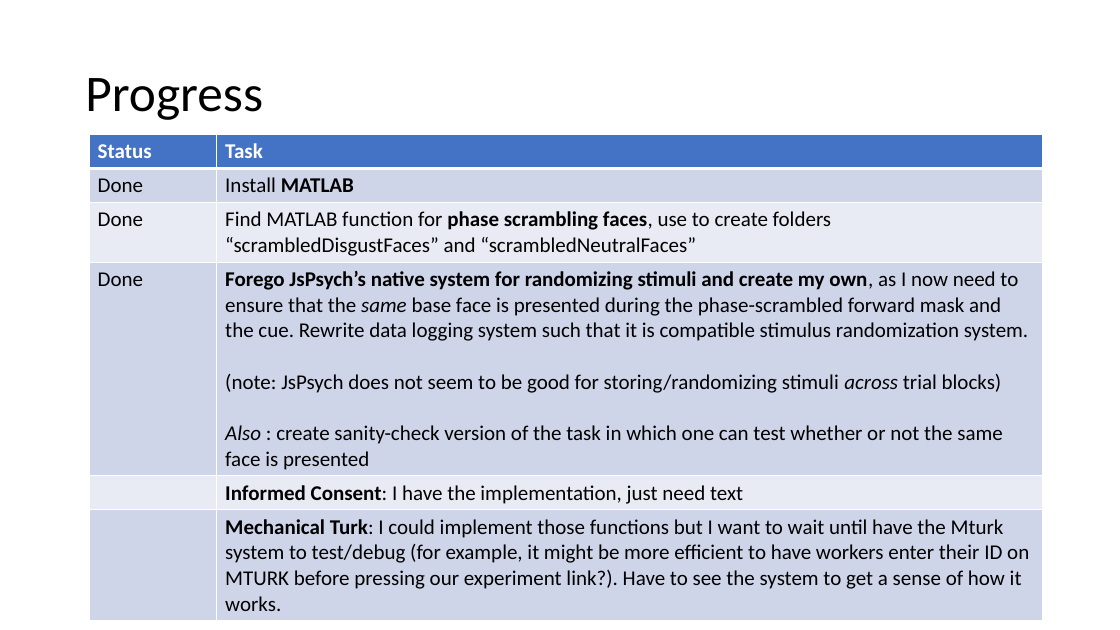
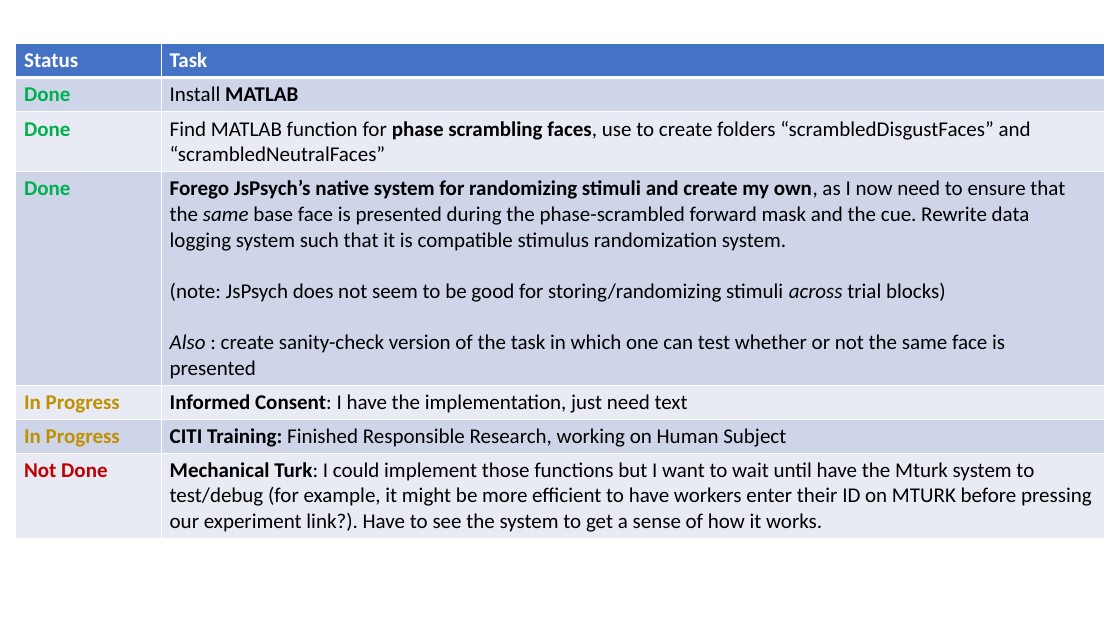
Before and after one commit to SameerSabharwalSiddiqi/JSPsychMaskingExperiment, a slide deck: slide 2 of update10192020.pptx. Drawn at 1120x630 pixels with LibreOffice and Linux fonts; fonts in the diff are those of the drawing. Boxes give left, top, right and bottom in pixels: in the first picture for what was removed or moved away, otherwise in the second. Text is boxed around its words. In the diff, an @@ line names an element or a change of style, - is before the commit and + after.

```diff
--- a/update10192020.pptx
+++ b/update10192020.pptx
@@ table at (16,44,1105,536) @@
-row 5:  | Informed Consent: I have the implementation, just need text
-row 6:  | Mechanical Turk: I could implement those functions but I want to wait until have the Mturk system to test/debug (for example, it might be more efficient to have workers enter their ID on MTURK before pressing our experiment link?). Have to see the system to get a sense of how it works.
+row 5: In Progress | Informed Consent: I have the implementation, just need text
+row 6: In Progress | CITI Training: Finished Responsible Research, working on Human Subject
+row 7: Not Done | Mechanical Turk: I could implement those functions but I want to wait until have the Mturk system to test/debug (for example, it might be more efficient to have workers enter their ID on MTURK before pressing our experiment link?). Have to see the system to get a sense of how it works.
@@ table: place and size @@
-table at (89,134,1043,615)
+table at (16,44,1105,536)
@@ title removed at (85,78,263,120) @@
-Progress
```
Also in this commit, not shown: 1 other slide changed, 1 slide added, 1 other file.
